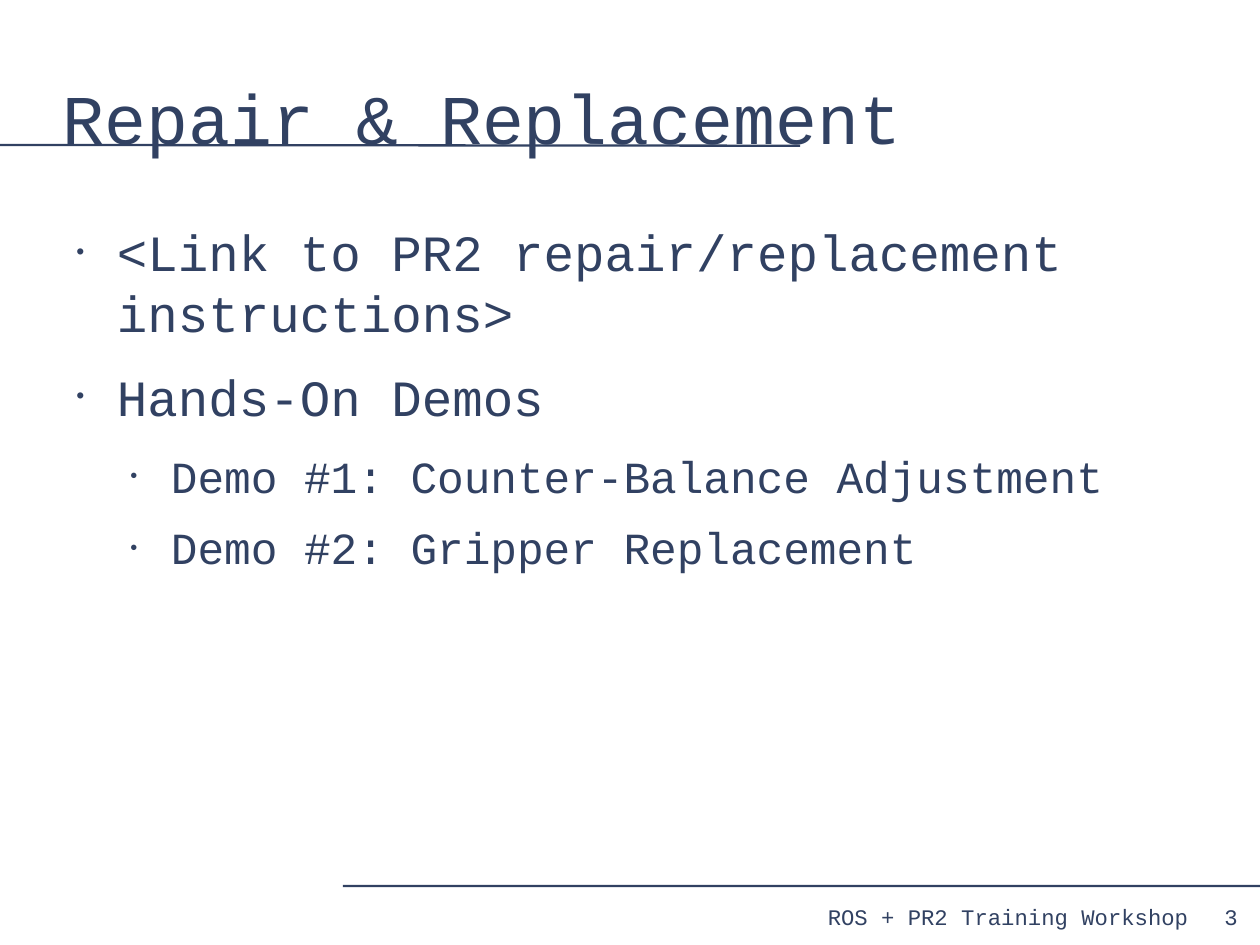
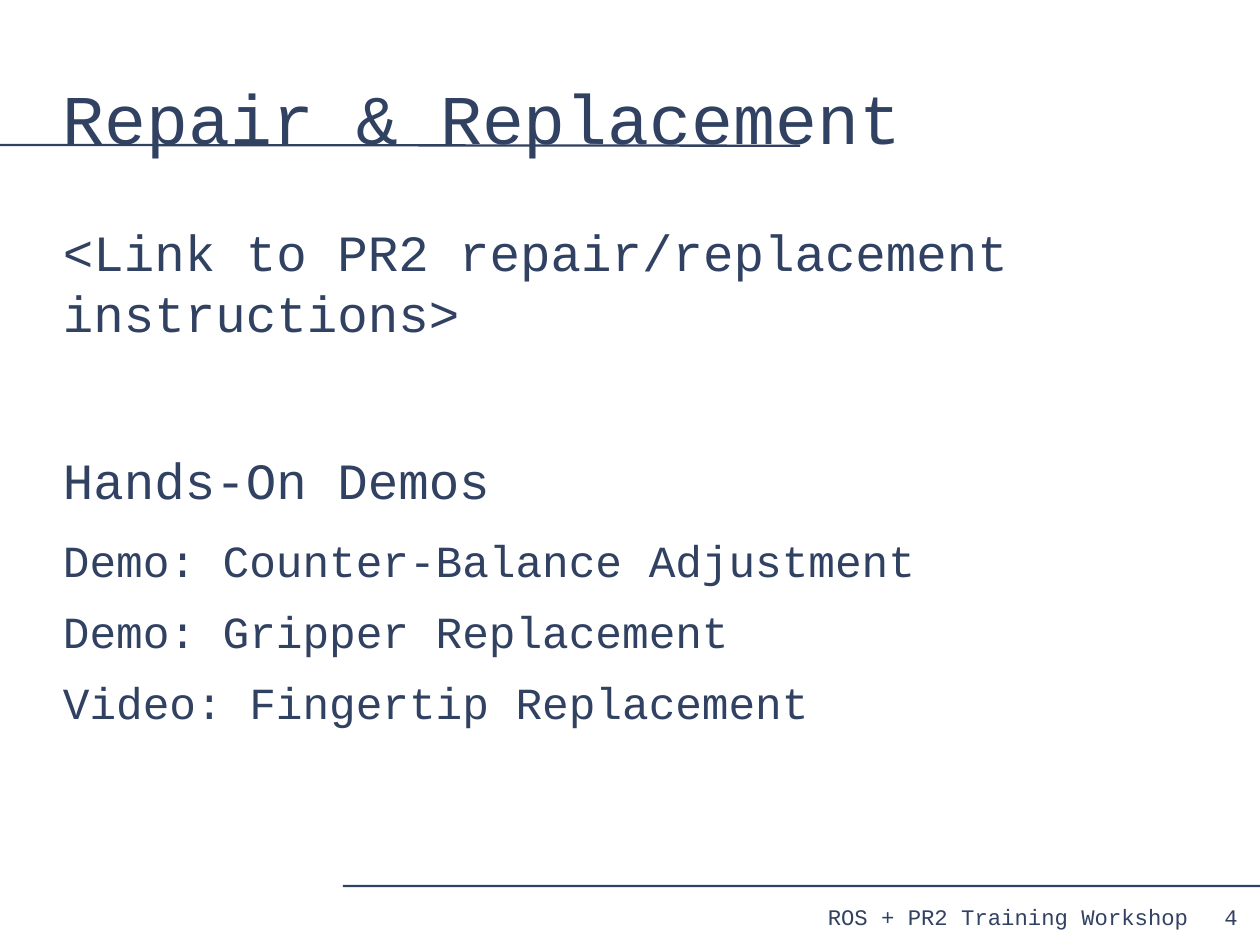
Before and after one commit to PR2/pr2_docs, a slide deck: slide 4 of pr2_training_workshop/servicing_pr2/PR2_Wrkshp_Slides.odp (slide 3 before the commit). Drawn at 1260x945 pixels with LibreOffice and Linux fonts; fonts in the diff are those of the drawing. Boxes give left, top, right and bottom in pixels: in the first picture for what was removed or moved away, otherwise in the second. Text is boxed around its words. In the diff, an @@ line names an element or a change of style, - is before the commit and + after.

```diff
--- a/pr2_training_workshop/servicing_pr2/PR2_Wrkshp_Slides.odp
+++ b/pr2_training_workshop/servicing_pr2/PR2_Wrkshp_Slides.odp
@@ text at box(63, 235, 1008, 500): bullet • to none @@
@@ text at box(63, 545, 915, 729): text changed @@
-  • Demo #1: Counter-Balance Adjustment
-  • Demo #2: Gripper Replacement
+Demo: Counter-Balance Adjustment
+Demo: Gripper Replacement
+Video: Fingertip Replacement
@@ page number at box(1224, 910, 1237, 925): text changed @@
-3
+4
```
Also in this commit, not shown: 1 other slide changed, 1 slide added.
